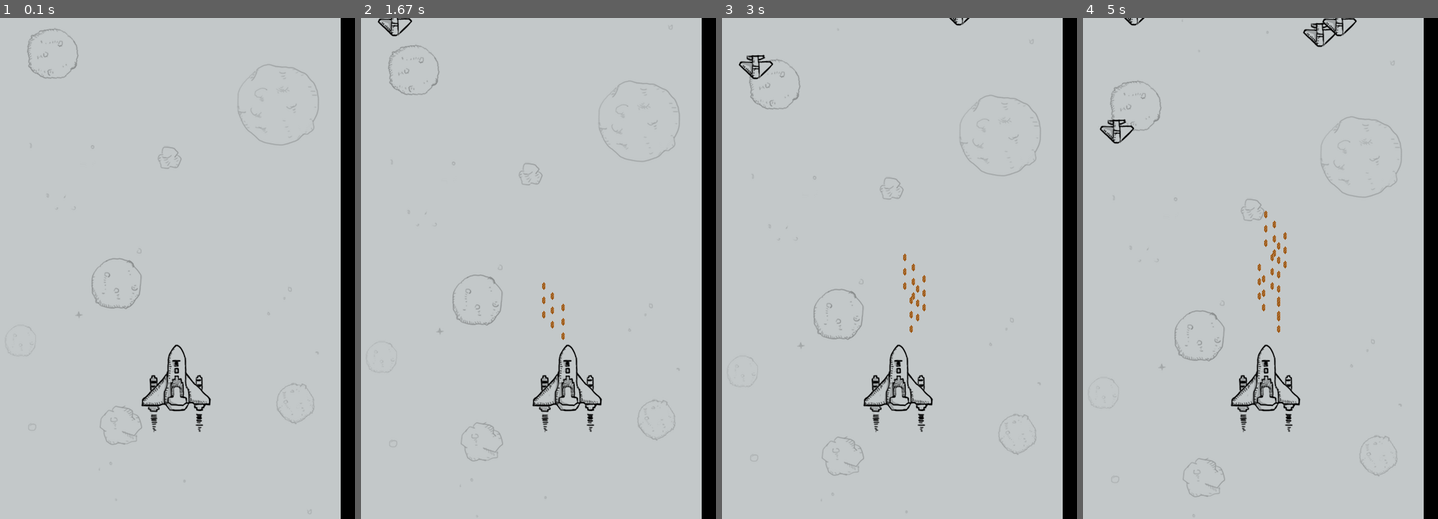
Above: before the commit, frames 1-4 (left to right).
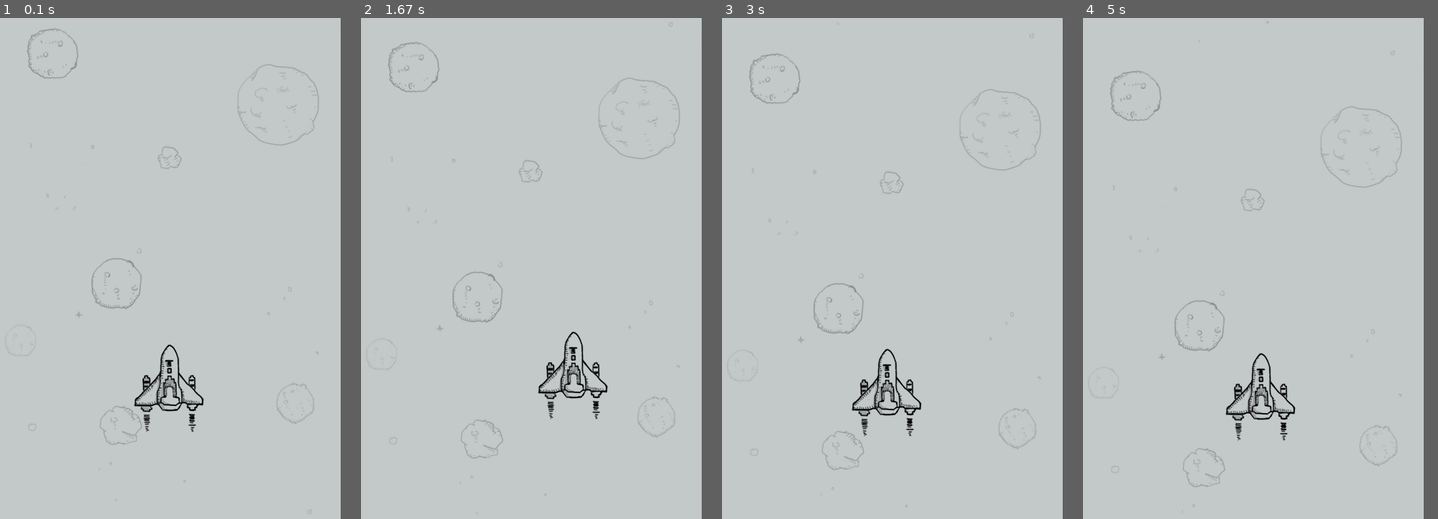
Above: after the commit, the same moments.

Repository: kirlaw/my_practice_projects
Game: pygame game, started from python/PlaneWars/main.py
Two runs of this game, one before a commit and one after it. Both use one fixed random seed, a clock stepped at 60 frames per second and the inputs below.
Inputs:
- Up to frame 1 (0.1 s): no input
- Up to frame 2 (1.67 s): hold Right 0.33-0.8 s; hold Up 0.83-1.13 s; hold D 1.17-1.63 s
- Up to frame 3 (3 s): hold Left 1.67-2.2 s; hold S 2.23-2.53 s; hold Left 2.57-2.97 s
- Up to frame 4 (5 s): hold W 3-3.37 s; hold Right 3.4-4.03 s; hold S 4.07-4.43 s; hold Left 4.47-4.93 s; hold D from 4.97 s (still down)
In our replay, the window is 500x700 before the commit and 480x700 after it. These sizes can differ from the game's own. Grey fills any space a smaller window leaves; there, only what the larger window draws over its background counts as a difference.

The runs differ from the first frame. In frame 1, 1.3% of the frame differs, in the area x 37-60%, y 65-83%; in frame 2, 2.5%; in frame 3, 2.8%; in frame 4, 3.3%, in the area x 4-90%, y 0-96%.

Commit message:
上下左右移动

Diff:
--- a/python/PlaneWars/main.py
+++ b/python/PlaneWars/main.py
@@ -4,95 +4,166 @@
 # 3.启动游戏
 
 import pygame
-import sys
+import sys,time,math,random
+import traceback
+from pygame.locals import *
 from plane_sprites import *
 
-class PlaneGame(object):
-    # 初始化
-    def __init__(self):
-        # 创建游戏窗口
-        self.screen = pygame.display.set_mode(SCREEN_RECT.size)
-        # 创建游戏时钟
-        self.clock = pygame.time.Clock()
-        # 创建精灵
-        self.__creat_sprites()
+
+pygame.init()
+# pygame.mixer.init()
+# 创建游戏窗口
+screen = pygame.display.set_mode(SCREEN_RECT.size)
+# 创建标题
+pygame.display.set_caption ("PlaneWars")
+
+BLACK = (0, 0, 0)
+WHITE = (255, 255, 255)
+GREEN = (0, 255, 0)
+RED = (255, 0, 0)
+
+# 创建游戏时钟
+clock = pygame.time.Clock()
+
+# 创建精灵/精灵组
+# 敌人组
+enemy_group = pygame.sprite.Group()
+# 英雄组
+hero = Hero()
+hero_group = pygame.sprite.Group(hero)
+# 背景精灵和背景组
+bg1 = BackGround()
+bg2 = BackGround(True)
+back_group = pygame.sprite.Group(bg1, bg2)
+
+# 载入游戏音乐
+pygame.mixer.music.load ("sound/game_music.ogg")
+pygame.mixer.music.set_volume (0.2)
+
+def main():
+    # 播放背景音乐
+    pygame.mixer.music.play()
+    # 统计得分
+    score = 0
+    score_font = pygame.font.Font(None, 36)
+
+    delay = 50
+    # 游戏结束画面
+    gameover_font = pygame.font.Font(None, 48)
+    again_image = pygame.image.load("./images/again.png").convert_alpha()
+    again_rect = again_image.get_rect()
+    gameover_image = pygame.image.load("./images/gameover.png").convert_alpha()
+    gameover_rect = gameover_image.get_rect()
+
+    game_over = False
+    while not game_over:
         # 定时创建敌机
-        pygame.time.set_timer(CREATE_ENEMY_EVENT,1000)
+        pygame.time.set_timer(CREATE_ENEMY_EVENT,5000)
         # 定时发射子弹
-        pygame.time.set_timer(HERO_FIRE_EVENT,500)
+        pygame.time.set_timer(HERO_FIRE_EVENT,1500)
+        # 设置刷新率
+        clock.tick(FRAME_PER_SEC)
 
-    # 创建精灵/精灵组
-    def __creat_sprites(self):
-        # 敌人组
-        self.enemy_group = pygame.sprite.Group()
-        # 英雄组
-        self.hero = Hero()
-        self.hero_group = pygame.sprite.Group(self.hero)
-        # 背景精灵和背景组
-        bg1 = BackGround()
-        bg2 = BackGround(True)
-        self.back_group = pygame.sprite.Group(bg1, bg2)
-
-
-    # 开始游戏
-    def start_game(self):
-        while True:
-            # 设置刷新率
-            self.clock.tick(FRAME_PER_SEC)
-            # 事件监听
-            self.__event_handler()
-            # 碰撞检测
-            self.__check_collide()
-            # 更新精灵组
-            self.__update_sprites()
-            # 更新屏幕显示
-            pygame.display.update()
-
-    # 事件监听
-    def __event_handler(self):
+        # 事件监听
         for event in pygame.event.get():
             if event.type == pygame.QUIT:
-                PlaneGame.__game_over()
+                pygame.quit()
+                sys.exit()
             elif event.type == CREATE_ENEMY_EVENT:
-                self.enemy_group.add(Enemy())
+                enemy_group.add(Enemy())
             elif event.type ==HERO_FIRE_EVENT:
-                self.hero.fire()
+                hero.fire()
 
         # 按键控制英雄
         keys_pressed = pygame.key.get_pressed()
         if keys_pressed[pygame.K_LEFT] or keys_pressed[pygame.K_a]:
-            self.hero.speed = -3
+            hero.move_left()
         elif keys_pressed[pygame.K_RIGHT] or keys_pressed[pygame.K_d]:
-            self.hero.speed = 3
-        else:
-            self.hero.speed = 0
+            hero.move_right()
+        elif keys_pressed[pygame.K_UP] or keys_pressed[pygame.K_w]:
+            hero.move_up()
+        elif keys_pressed[pygame.K_DOWN] or keys_pressed[pygame.K_s]:
+            hero.move_down()
 
-    # 碰撞检测
-    def __check_collide(self):
+        # 显示得分
+        score_text = score_font.render ("Score : %s" % str(score), True, WHITE)
+        screen.blit (score_text, (10, 5))
+
+        # 碰撞检测
         # 子弹摧毁敌机
-        pygame.sprite.groupcollide(self.hero.bullets,self.enemy_group,True,True)
+        if pygame.sprite.groupcollide(hero.bullets,enemy_group,True,True):
+            score+=100
         # 敌机撞毁英雄
-        enemies = pygame.sprite.spritecollide(self.hero,self.enemy_group,True)
+        enemies = pygame.sprite.spritecollide(hero,enemy_group,True)
         if len(enemies)>0:
-            self.hero.kill()
-            PlaneGame.__game_over()
+            hero.kill()
+            game_over = True
 
+        # 更新精灵组
+        for group in [back_group,enemy_group,hero.bullets]:
+            group.update()
+            group.draw(screen)
+        hero_group.draw(screen)
 
-    # 更新精灵组
-    def __update_sprites(self):
-        for group in [self.back_group,self.enemy_group,self.hero_group,self.hero.bullets]:
-            group.update()
-            group.draw(self.screen)
+        # 游戏结束
+        if game_over:
+            # 背景音乐停止
+            pygame.mixer.music.stop()
+            # 绘制结束画面
+            gameover_text1 = gameover_font.render ("Your Score", True, (255, 255, 255))
+            gameover_text1_rect = gameover_text1.get_rect ()
+            gameover_text1_rect.left, gameover_text1_rect.top = \
+                (SCREEN_RECT.width - gameover_text1_rect.width) // 2, SCREEN_RECT.height // 3
+            screen.blit(gameover_text1, gameover_text1_rect)
 
-    # 游戏结束
-    @staticmethod
-    def __game_over():
-        pygame.quit()
-        exit()
+            gameover_text2 = gameover_font.render (str(score), True, (255, 255, 255))
+            gameover_text2_rect = gameover_text2.get_rect ()
+            gameover_text2_rect.left, gameover_text2_rect.top = \
+                (SCREEN_RECT.width - gameover_text2_rect.width) // 2, \
+                gameover_text1_rect.bottom + 10
+            screen.blit(gameover_text2, gameover_text2_rect)
+
+            again_rect.left, again_rect.top = \
+                (SCREEN_RECT.width - again_rect.width) // 2, \
+                gameover_text2_rect.bottom + 50
+            screen.blit(again_image, again_rect)
+
+            gameover_rect.left, gameover_rect.top = \
+                (SCREEN_RECT.width - again_rect.width) // 2, \
+                again_rect.bottom + 10
+            screen.blit (gameover_image, gameover_rect)
+
+            # 检测用户的鼠标操作
+            # 如果用户按下鼠标左键
+            if pygame.mouse.get_pressed()[0]:
+                # 获取鼠标坐标
+                pos = pygame.mouse.get_pos()
+                # 如果用户点击“重新开始”
+                if again_rect.left < pos[0] < again_rect.right and \
+                        again_rect.top < pos[1] < again_rect.bottom:
+                    # 调用main函数，重新开始游戏
+                    main ()
+                # 如果用户点击“结束游戏”
+                elif gameover_rect.left < pos[0] < gameover_rect.right and \
+                        gameover_rect.top < pos[1] < gameover_rect.bottom:
+                    # 退出游戏
+                    pygame.quit ()
+                    sys.exit ()
+
+        delay -= 1
+        if not delay:
+            delay = 100
+        # 更新屏幕显示
+        pygame.display.flip ()
+        clock.tick (60)
 
 
 if __name__ == "__main__":
-    pygame.init()
-    pygame.mixer.init()
-    game = PlaneGame()
-    game.start_game()
+    try:
+      main()
+    except SystemExit:
+       pass
+    except:
+       traceback.print_exc ()
+       pygame.quit ()
+       input()
--- a/python/PlaneWars/plane_sprites.py
+++ b/python/PlaneWars/plane_sprites.py
@@ -4,7 +4,7 @@
 import random
 
 # 窗口
-SCREEN_RECT = pygame.Rect(0,0,500,700)
+SCREEN_RECT = pygame.Rect(0,0,480,700)
 # 屏幕刷新率
 FRAME_PER_SEC = 15
 # 敌机定时器
@@ -56,43 +56,58 @@
 
     def update(self):
         super().update()
-
         # 如果飞出屏幕，删除敌机
         if self.rect.y>=SCREEN_RECT.height:
             self.kill()
 
 # 英雄精灵
-class Hero(GameSprite):
+class Hero(pygame.sprite.Sprite):
     def __init__(self):
-        super().__init__('./images/me1.png',0)
+        super().__init__()
+        self.image = pygame.image.load('./images/me1.png')
+        self.rect = self.image.get_rect()
         self.rect.centerx = SCREEN_RECT.centerx
         self.rect.bottom = SCREEN_RECT.bottom-120
         # 创建子弹
         self.bullets  = pygame.sprite.Group()
+        self.speed = 6
 
-    def update(self):
-        # 水平移动
-        self.rect.x +=self.speed
+    # 上移
+    def move_up(self):
+        self.rect.y -= self.speed
+        if self.rect.top < 0:
+            self.rect.top = 0
 
-        # 不能超出边界
+    # 下移
+    def move_down(self):
+        self.rect.y += self.speed
+        if self.rect.bottom > SCREEN_RECT.height:
+            self.rect.bottom = 0
+
+    # 左移
+    def move_left(self):
+        self.rect.x -= self.speed
         if self.rect.left < 0:
             self.rect.left = 0
-        if self.rect.right > SCREEN_RECT.right:
-            self.rect.right = SCREEN_RECT.right
+
+    # 右移
+    def move_right(self):
+        self.rect.x += self.speed
+        if self.rect.right > SCREEN_RECT.width:
+            self.rect.right = 0
 
     # 发射子弹
     def fire(self):
         # 生成子弹
-        for i in range(3):
-            bullet = Bullet()
-            bullet.rect.bottom = self.rect.y-i*20
-            bullet.rect.centerx = self.rect.centerx
-            self.bullets.add(bullet)
+        bullet = Bullet()
+        bullet.rect.bottom = self.rect.y-20
+        bullet.rect.centerx = self.rect.centerx
+        self.bullets.add(bullet)
 
 # 子弹精灵
 class Bullet(GameSprite):
     def __init__(self):
-        super().__init__('./images/bullet1.png',-2)
+        super().__init__('./images/bullet1.png',-5)
 
     def update(self):
         super().update()
--- /dev/null
+++ b/python/SimpleServer/UDP.py
@@ -0,0 +1 @@
+#!/usr/bin/python3
Not shown, changed: python/PlaneWars/readme.md
